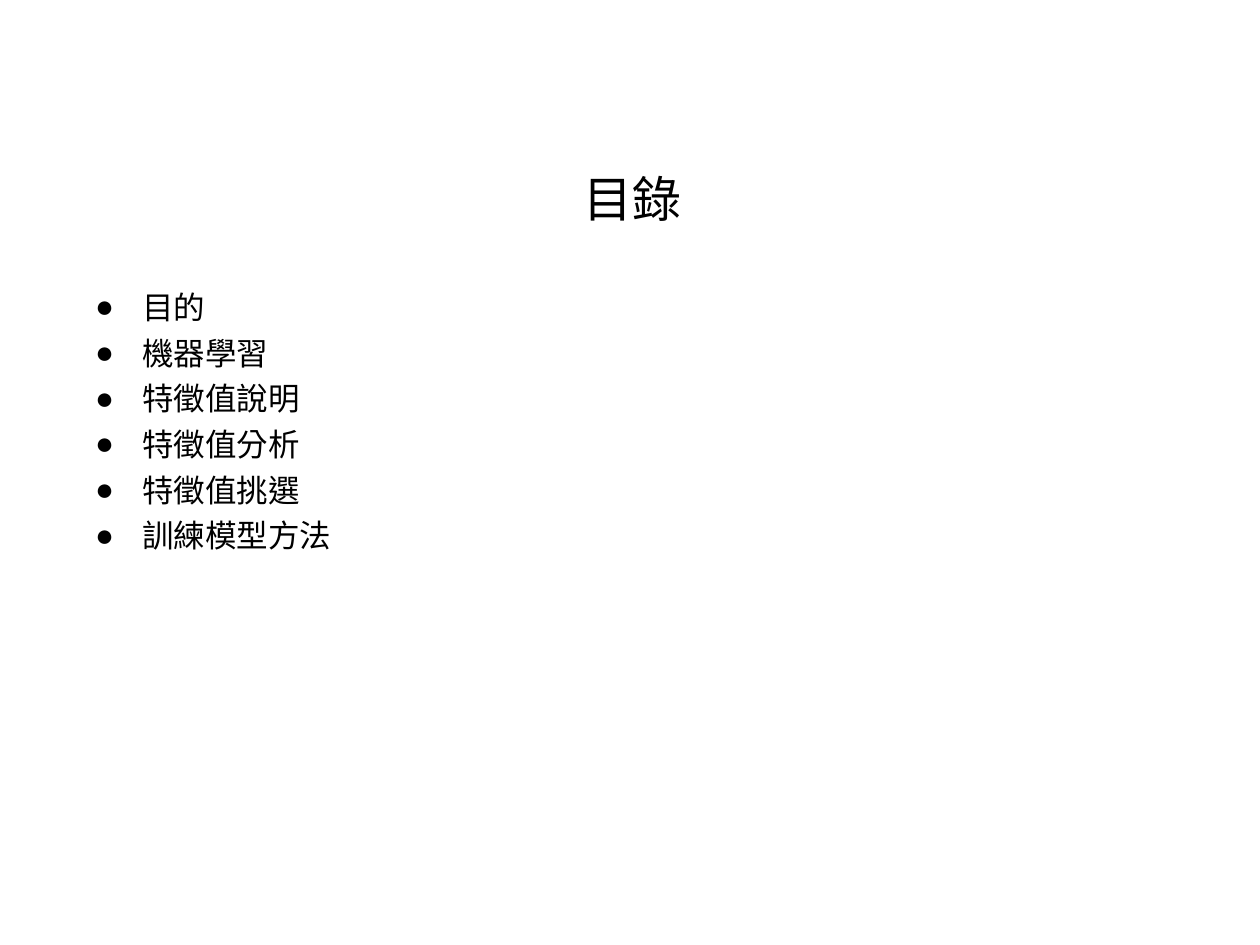
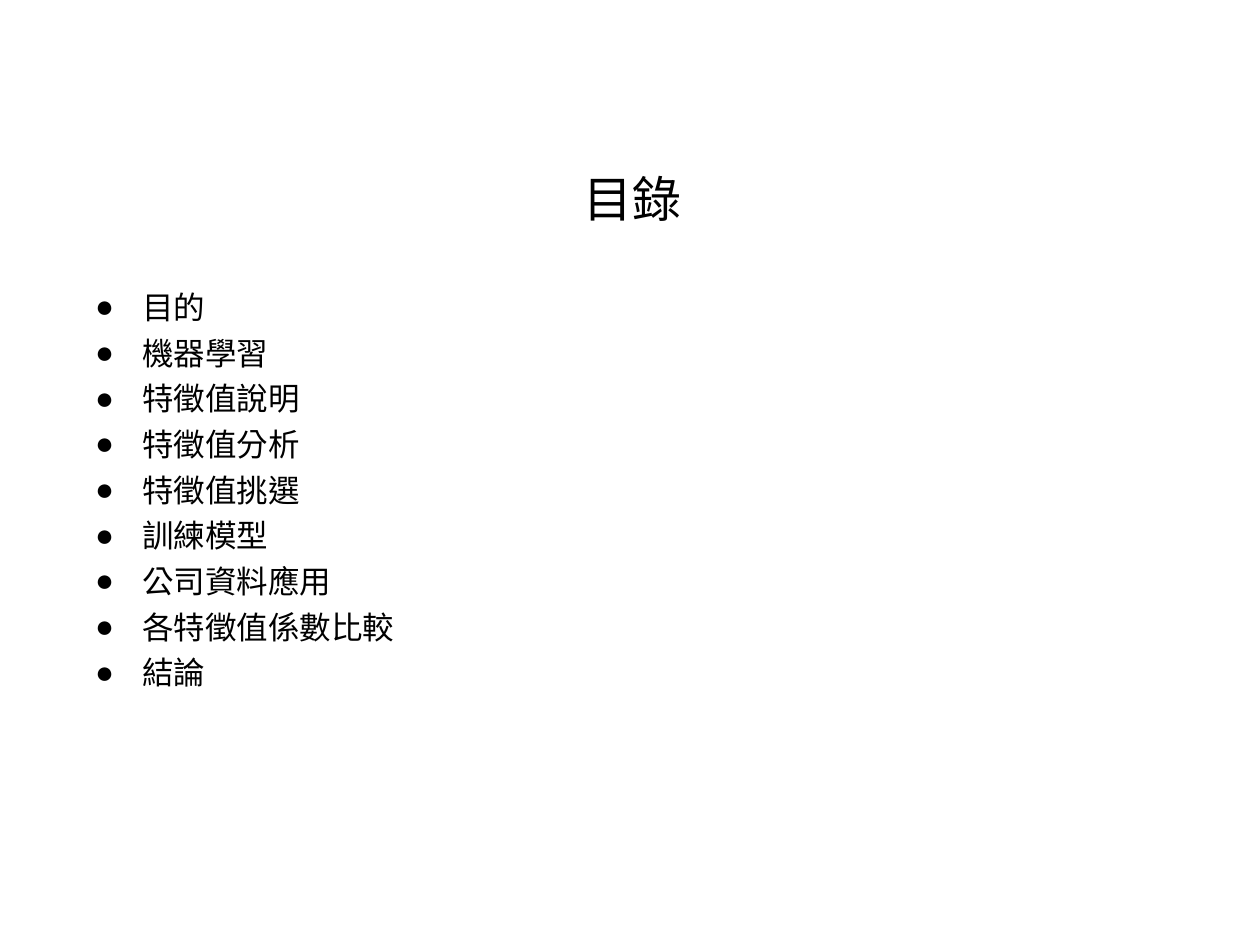
Before and after one commit to hrne/FINAL_REPORT, a slide deck: slide 2 of AI_Report/AI應用-不動產價格預測.ppt. Drawn at 1260x945 pixels with LibreOffice and Linux fonts; fonts in the diff are those of the drawing; background and template pictures are left out. Boxes give left, top, right and bottom in pixels: in the first picture for what was removed or moved away, otherwise in the second. Text is boxed around its words. In the diff, an @@ line names an element or a change of style, - is before the commit and + after.

```diff
--- a/AI_Report/AI應用-不動產價格預測.ppt
+++ b/AI_Report/AI應用-不動產價格預測.ppt
@@ text at box(142, 520, 394, 687): text changed @@
-● 訓練模型方法
+● 訓練模型
+● 公司資料應用
+● 各特徵值係數比較
+● 結論
```
Also in this commit, not shown: 5 other slides changed, 2 slides added, 2 other files.
